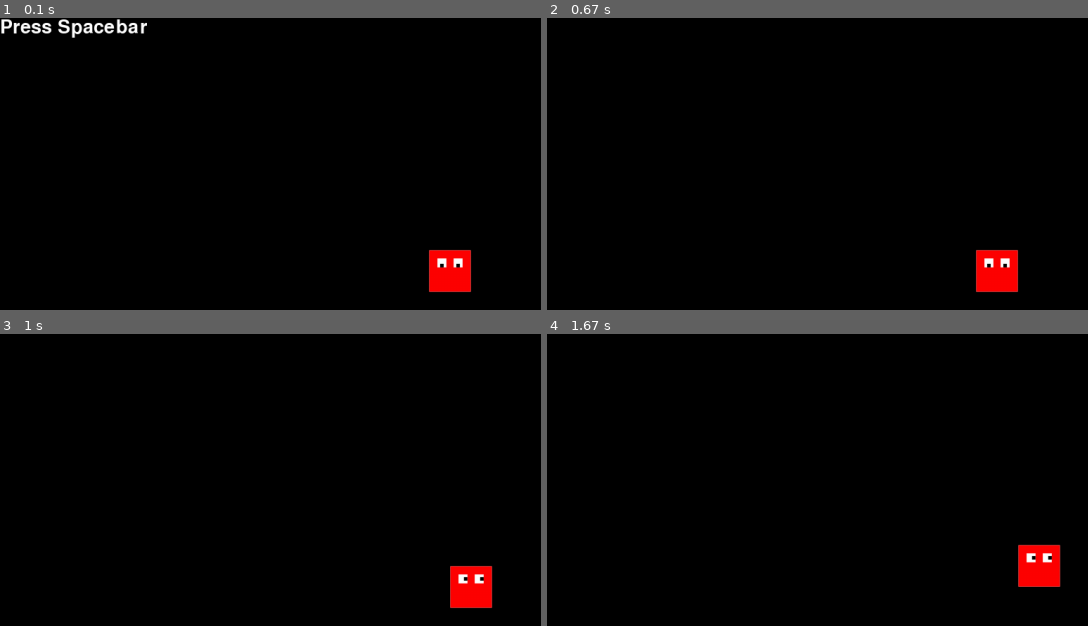
Above: before the commit, frames 1-4 (two rows, left to right).
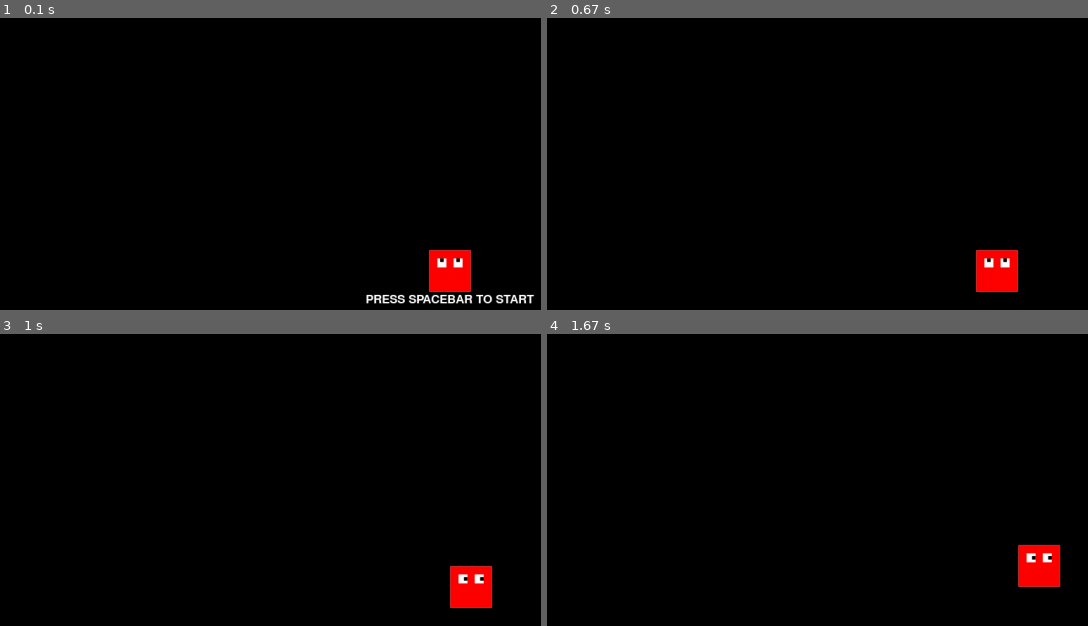
Above: after the commit, the same moments.

Repository: jatheepan/simple-pygame
Game: pygame game, started from Game.py
Two runs of this game, one before a commit and one after it. Both use one fixed random seed, a clock stepped at 60 frames per second and the inputs below.
Inputs:
- Up to frame 1 (0.1 s): no input
- Up to frame 2 (0.67 s): tap Space at 0.33 s
- Up to frame 3 (1 s): hold Right from 0.67 s (still down); tap Space at 0.73 s
- Up to frame 4 (1.67 s): tap Space at 1.03, 1.23, 1.57 s; release Right at 1.13 s; hold Up 1.17-1.47 s; hold Right from 1.5 s (still down)

The runs differ from the first frame. In frame 1, 1.5% of the frame differs, in the area x 0-99%, y 0-98%; in frame 2, less than 0.1%; in frame 3, nothing differs; in frame 4, nothing differs.

Commit message:
welcome message centered

Diff:
--- a/Block.py
+++ b/Block.py
@@ -7,11 +7,15 @@
     left = 0
     max_top = 0
     max_left = 0
+    up_img = pygame.image.load(get_block_images('up'))
+    down_img = pygame.image.load(get_block_images('down'))
+    left_img = pygame.image.load(get_block_images('left'))
+    right_img = pygame.image.load(get_block_images('right'))
 
     def __init__(self, screen) -> None:
         super().__init__()
-        picture = get_block_images('down')
-        self.image = pygame.image.load(picture)
+        # picture = get_block_images('down')
+        self.image = self.up_img
         self.rect = self.image.get_rect()
         self.left = (WIDTH - self.image.get_width()) / 2
         self.top = (HEIGHT - self.image.get_height()) / 2
@@ -27,15 +31,18 @@
 
     def move(self, direction: str) -> None:
         picture = get_block_images(direction)
-        self.image = pygame.image.load(picture)
 
         if direction == 'up':
+            self.image = self.up_img
             self.top -= 10
         if direction == 'down':
+            self.image = self.down_img
             self.top += 10
         if direction == 'left':
+            self.image = self.left_img
             self.left -= 10
         if direction == 'right':
+            self.image = self.right_img
             self.left += 10
         if self.left < 0:
             self.left = 0
--- a/Game.py
+++ b/Game.py
@@ -10,7 +10,7 @@
 
     def __init__(self):
         pygame.init()
-        self.font = pygame.font.SysFont(None, 40)
+        self.font = pygame.font.SysFont(None, 26)
         self.screen = pygame.display.set_mode((WIDTH, HEIGHT))
         self.clock = pygame.time.Clock()
         self.block = Block(self.screen)
@@ -53,8 +53,13 @@
     def draw_welcome_message(self) -> None:
         if self.started:
             return
-        img = self.font.render("Press Spacebar", True, WHITE)
-        self.screen.blit(img, (0, 0))
+        img = self.font.render("Press Spacebar to start".upper(), True, WHITE)
+        top = HEIGHT / 2
+        left = (WIDTH - img.get_width()) / 2
+        offset = self.block.image.get_height() / 2
+        top += offset
+        self.screen.blit(img, (left, top))
+
 
 if __name__ == "__main__":
     game = Game()
